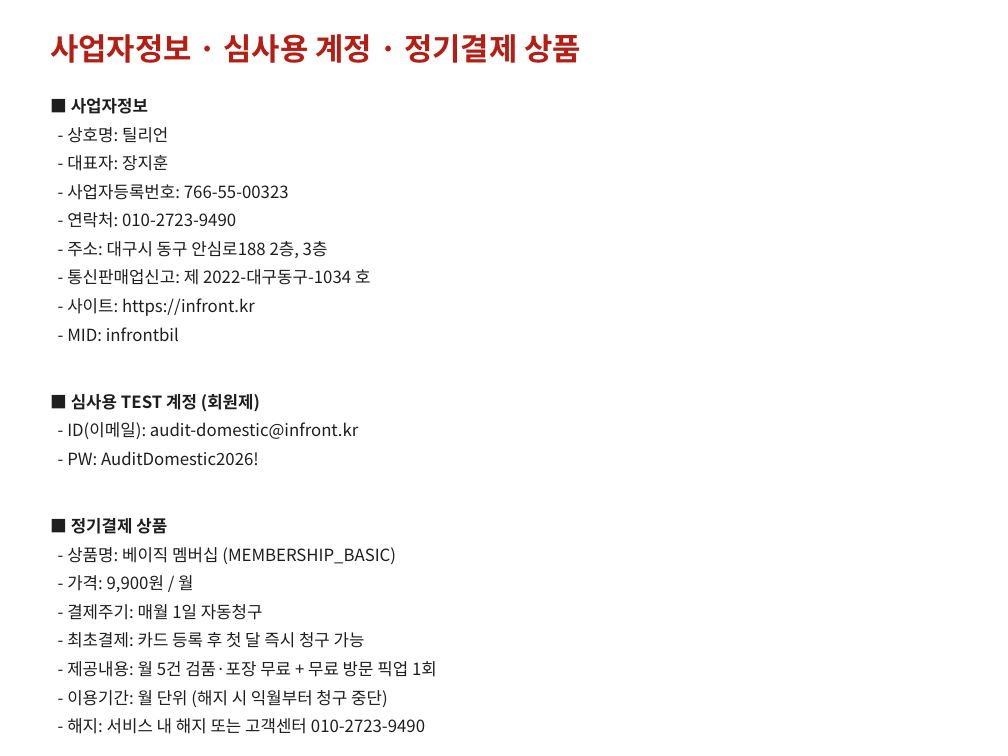
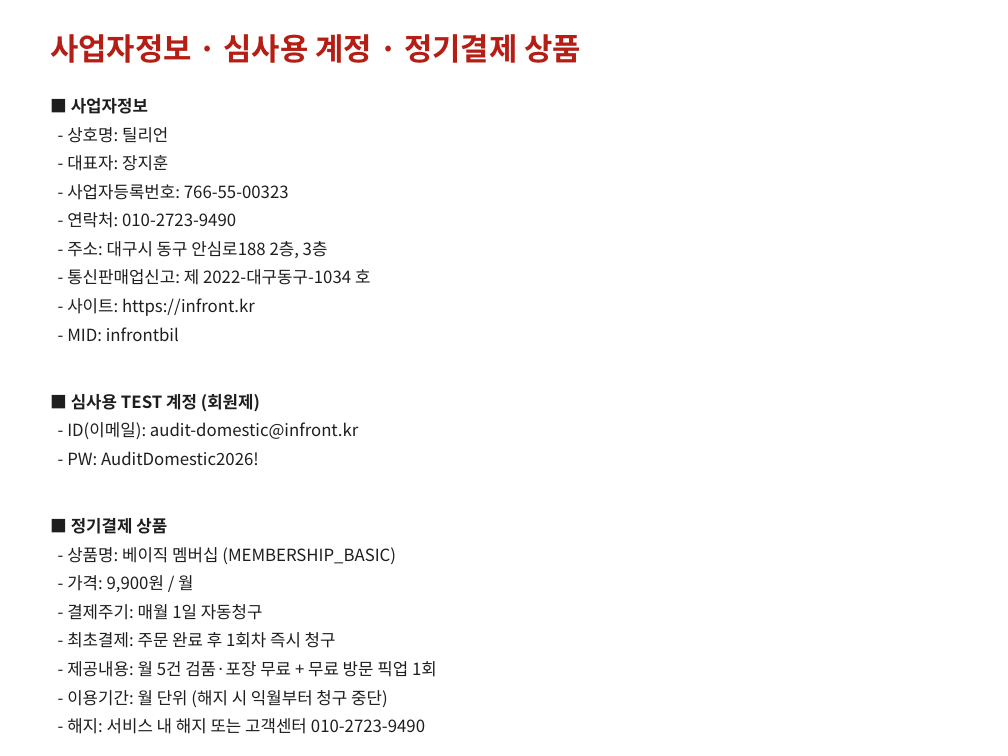
Before and after one commit to sprjihoon/infront, a slide deck: slide 3 of docs/audit-captures/card-billing-audit-infrontbil.pptx. Drawn at 1008x756 pixels with LibreOffice and Linux fonts; fonts in the diff are those of the drawing. Boxes give left, top, right and bottom in pixels: in the first picture for what was removed or moved away, otherwise in the second. Text is boxed around its words. In the diff, an @@ line names an element or a change of style, - is before the commit and + after.

```diff
--- a/docs/audit-captures/card-billing-audit-infrontbil.pptx
+++ b/docs/audit-captures/card-billing-audit-infrontbil.pptx
@@ text at (67,632,336,648): text changed @@
-- 최초결제: 카드 등록 후 첫 달 즉시 청구 가능
+- 최초결제: 주문 완료 후 1회차 즉시 청구
```
Also in this commit, not shown: 8 other slides changed, 10 other files.
